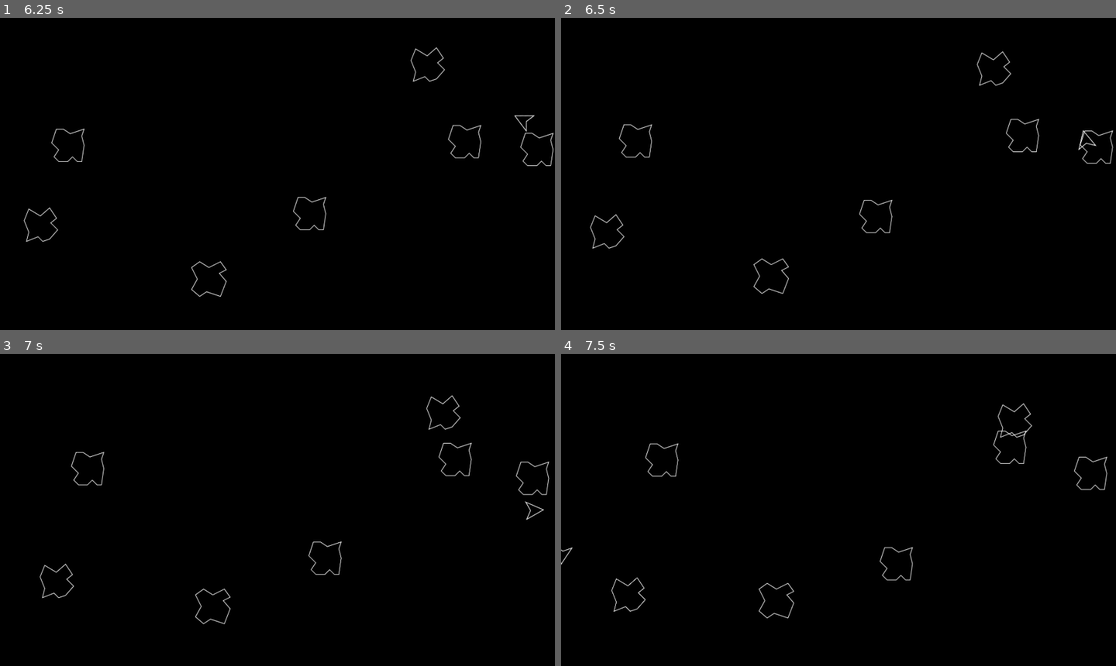
Above: before the commit, frames 1-4 (two rows, left to right).
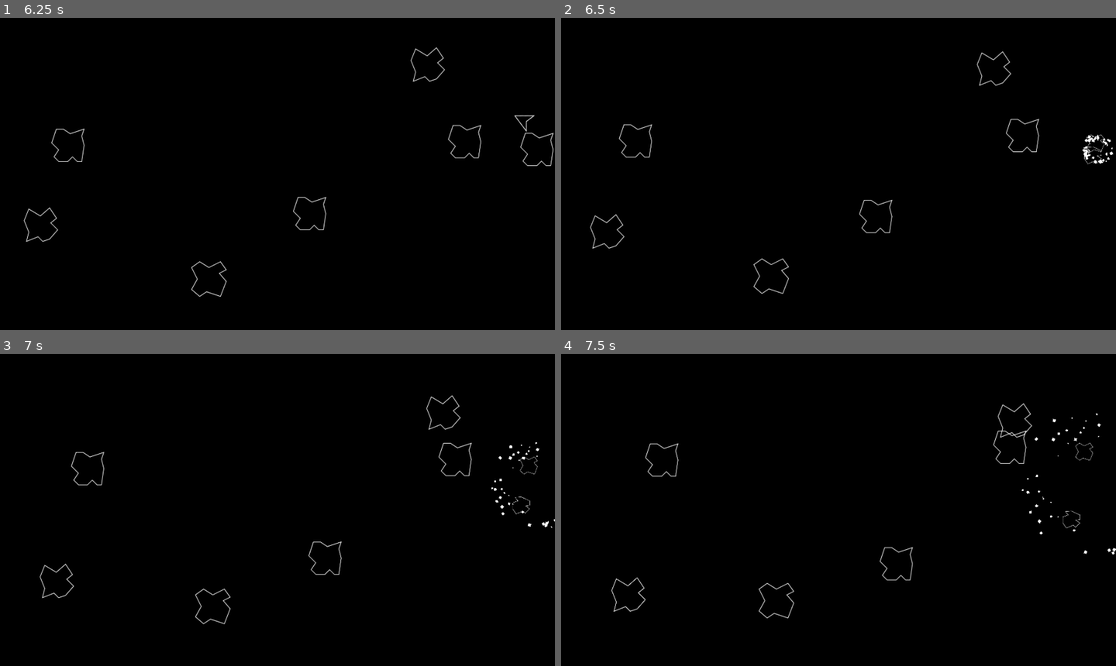
Above: after the commit, the same moments.

Repository: deoshreyas/Asteroid-Shooter
Game: Godot game, scene res://Scenes/world.tscn
The game is run twice, just before and just after one commit, with the same random seed, the same clock (stepped at 60 frames per second) and the same inputs.
Inputs:
- Up to frame 1 (6.25 s): hold Right (go_right) 0.53-1.28 s; hold Up (move) 0.53-1.28 s; hold Left (go_left) 1.28-2.03 s; tap Up (move) every 1.5 s from 1.35 to 5.85 s; hold Up (move) 2.03-2.78 s; hold Right (go_right) 2.03-3.53 s; hold Up (move) 3.53-4.28 s; hold Left (go_left) 3.53-5.78 s; hold Up (move) 5.03-5.78 s; hold Right (go_right) from 5.78 s (still down)
- Up to frame 2 (6.5 s): keep holding Right (go_right)
- Up to frame 3 (7 s): keep holding Right (go_right); hold Up (move) from 6.53 s (still down)
- Up to frame 4 (7.5 s): keep holding Right (go_right); release Up (move) at 7.28 s; tap Up (move) at 7.35 s

Frame 1 is identical in both runs. In frame 2, 0.3% of the frame differs, in the area x 93-100%, y 35-47%; in frame 3, 0.3%, in the area x 88-100%, y 28-56%; in frame 4, 0.3%.

Commit message:
Add asteroid size reduction upon being hit, Experiment with Particle systems to show explosions when player collides

Diff:
--- a/Scenes/asteroid.tscn
+++ b/Scenes/asteroid.tscn
@@ -1,12 +1,15 @@
-[gd_scene load_steps=4 format=3 uid="uid://27ijl7ljmjx1"]
+[gd_scene load_steps=5 format=3 uid="uid://27ijl7ljmjx1"]
 
 [ext_resource type="Script" path="res://Scripts/asteroid.gd" id="1_gucta"]
 [ext_resource type="Texture2D" uid="uid://cwi1xeblcxue0" path="res://Assets/Sprites/astro1.png" id="2_hgk3y"]
+[ext_resource type="PackedScene" uid="uid://cp6w6k6qeqpoj" path="res://Scenes/destruction_particles.tscn" id="3_3gd1u"]
 
 [sub_resource type="CircleShape2D" id="CircleShape2D_v5k3w"]
 radius = 70.0071
 
-[node name="Asteroid" type="Node2D"]
+[node name="Asteroid" type="Area2D"]
+collision_layer = 4
+collision_mask = 27
 script = ExtResource("1_gucta")
 
 [node name="Sprite2D" type="Sprite2D" parent="."]
@@ -14,3 +17,7 @@
 
 [node name="CollisionShape2D" type="CollisionShape2D" parent="."]
 shape = SubResource("CircleShape2D_v5k3w")
+
+[node name="DestructionParticles" parent="." instance=ExtResource("3_3gd1u")]
+
+[connection signal="body_entered" from="." to="." method="_on_body_entered"]
--- a/Scenes/asteroid_spawner.tscn
+++ b/Scenes/asteroid_spawner.tscn
@@ -1,8 +1,8 @@
-[gd_scene load_steps=3 format=3 uid="uid://blo0ksxjdndxy"]
+[gd_scene load_steps=3 format=3 uid="uid://cxwiweku2uv23"]
 
-[ext_resource type="Script" path="res://Scripts/Scripts.AsteroidSpawner.gd" id="1_l872k"]
+[ext_resource type="Script" path="res://Scripts/AsteroidSpawner.gd" id="1_lfw70"]
 [ext_resource type="PackedScene" uid="uid://27ijl7ljmjx1" path="res://Scenes/asteroid.tscn" id="2_2cclh"]
 
 [node name="AsteroidSpawner" type="Node"]
-script = ExtResource("1_l872k")
+script = ExtResource("1_lfw70")
 asteroid_scene = ExtResource("2_2cclh")
--- /dev/null
+++ b/Scenes/destruction_particles.tscn
@@ -0,0 +1,23 @@
+[gd_scene load_steps=2 format=3 uid="uid://cp6w6k6qeqpoj"]
+
+[ext_resource type="Script" path="res://Scripts/PlayerParticles.gd" id="1_daxjt"]
+
+[node name="DestructionParticles" type="CPUParticles2D"]
+emitting = false
+amount = 50
+lifetime = 6.0
+one_shot = true
+explosiveness = 1.0
+spread = 180.0
+gravity = Vector2(0, 0)
+initial_velocity_min = 130.0
+initial_velocity_max = 220.0
+angle_max = 180.0
+scale_amount_min = 3.0
+scale_amount_max = 10.0
+script = ExtResource("1_daxjt")
+
+[node name="Timer" type="Timer" parent="."]
+one_shot = true
+
+[connection signal="timeout" from="Timer" to="." method="_on_timer_timeout"]
--- a/Scenes/player_ship.tscn
+++ b/Scenes/player_ship.tscn
@@ -5,12 +5,16 @@
 
 [node name="PlayerShip" type="CharacterBody2D"]
 rotation = 3.14159
+collision_mask = 16
 script = ExtResource("1_kh820")
+
+[node name="CollisionPolygon2D" type="CollisionPolygon2D" parent="."]
+rotation = -3.14159
+polygon = PackedVector2Array(0, -32, 32, 32, 0, 16, -31, 32)
 
 [node name="Sprite2D" type="Sprite2D" parent="."]
 rotation = 3.14159
 texture = ExtResource("2_edvea")
 
-[node name="CollisionPolygon2D" type="CollisionPolygon2D" parent="."]
-rotation = 3.14159
-polygon = PackedVector2Array(0, -32, 32, 32, 0, 16, -31, 32)
+[node name="Muzzle" type="Marker2D" parent="."]
+position = Vector2(2.79753e-06, 32)
--- a/Scripts/Scripts.AsteroidSpawner.gd
+++ b/Scripts/AsteroidSpawner.gd
@@ -32,3 +32,9 @@
 	get_tree().root.add_child.call_deferred(asteroid)
 	asteroid.global_position = position
 	asteroid.size = size
+	asteroid.on_asteroid_destroyed.connect(asteroid_destroyed)
+
+func asteroid_destroyed(size: utils.size, position: Vector2):
+	if size < 2:
+		for i in range(2):
+			instantiate_asteroid(size, position)
--- /dev/null
+++ b/Scripts/PlayerParticles.gd
@@ -0,0 +1,13 @@
+extends CPUParticles2D
+
+@onready var timer = $Timer
+
+func _ready():
+	timer.wait_time = lifetime # 6 seconds
+
+func _process(_delta):
+	if emitting and timer.is_stopped():
+		timer.start()
+
+func _on_timer_timeout():
+	queue_free()
--- a/Scripts/asteroid.gd
+++ b/Scripts/asteroid.gd
@@ -1,4 +1,4 @@
-extends Node2D
+extends Area2D
 class_name Asteroid
 
 var asteroid_sprites = ["res://Assets/Sprites/astro1.png", "res://Assets/Sprites/astro2.png",
@@ -6,7 +6,10 @@
 
 const utils = preload("res://Scripts/utilities.gd")
 
+signal on_asteroid_destroyed(size: utils.size, position: Vector2)
+
 @export var speed = 100.0
+@export var speed_increment = 0.5;
 
 var size = utils.size.BIG
 
@@ -14,12 +17,15 @@
 
 @onready var sprite = $Sprite2D
 
+@onready var destruction_particles = $DestructionParticles
+
 func _ready():
 	var scale_value = 1 / (size + 1.0)
 	scale = Vector2(scale_value, scale_value)
 
 	var random_image = asteroid_sprites.pick_random()
 	sprite.texture = load(random_image)
+	speed = speed + speed * speed_increment * size
 
 	var x = randf_range(-1, 1)
 	var y = randf_range(-1, 1)
@@ -50,3 +56,18 @@
 		global_position.x = bounds.right
 	elif global_position.x >= bounds.right:
 		global_position.x = bounds.left
+
+func _on_body_entered(body):
+	if body is PlayerShip:
+		body.queue_free()
+		destroy_self()
+
+func explode():
+	destruction_particles.emitting = true
+	destruction_particles.reparent(get_tree().root)
+
+func destroy_self():
+	explode()
+	queue_free()
+	var new_asteroid_size = size + 1
+	on_asteroid_destroyed.emit(new_asteroid_size, global_position)
--- a/project.godot
+++ b/project.godot
@@ -46,6 +46,14 @@
 ]
 }
 
+[layer_names]
+
+2d_physics/layer_1="Player"
+2d_physics/layer_2="Bullet"
+2d_physics/layer_3="Asteroid"
+2d_physics/layer_4="UFO"
+2d_physics/layer_5="UFO_Bullet"
+
 [rendering]
 
 renderer/rendering_method="gl_compatibility"
Not shown: 1 places in Scenes/world.tscn that only renumber resources
